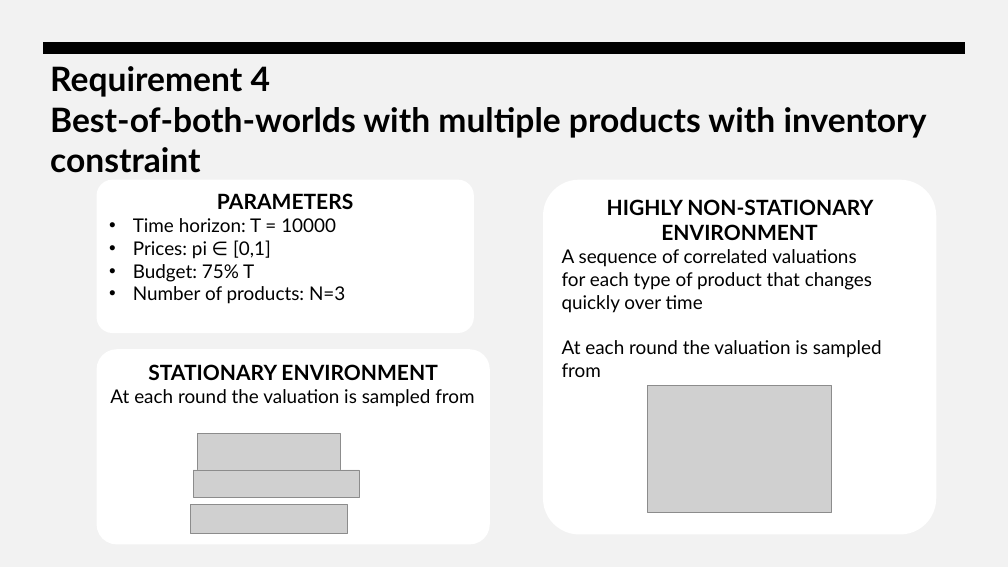
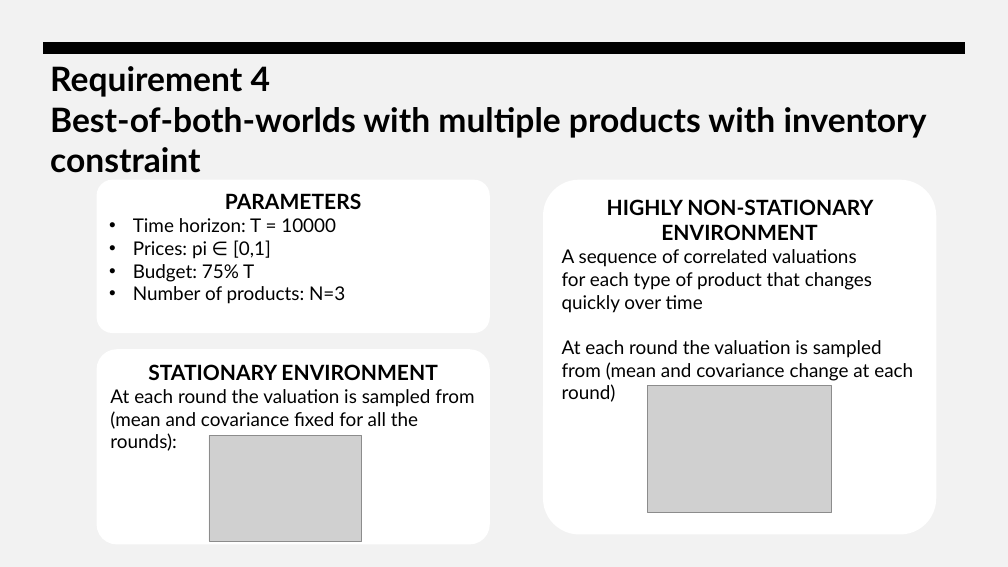
Before and after one commit to FabioFloris02/OLA2025_Floris_Sonzini_Parenti_Singh_Gottschling, a slide deck: slide 16 of OLA-Presentation.pptx. Drawn at 1008x567 pixels with LibreOffice and Linux fonts; fonts in the diff are those of the drawing; grey boxes stand for pictures. Boxes give left, top, right and bottom in pixels: in the first picture for what was removed or moved away, otherwise in the second. Text is boxed around its words. In the diff, an @@ line names an element or a change of style, - is before the commit and + after.

Commit message:
Update presentation

```diff
--- a/OLA-Presentation.pptx
+++ b/OLA-Presentation.pptx
@@ rounded rectangle "PARAMETERS": place and size @@
-rounded rectangle "PARAMETERS" at (98,181,473,333)
+rounded rectangle "PARAMETERS" at (98,181,489,333)
@@ text in rounded rectangle at (562,340,913,402): text changed @@
-At each round the valuation is sampled from
+At each round the valuation is sampled from (mean and covariance change at each round)
@@ text in rounded rectangle at (110,411,418,451): paragraph added @@
+(mean and covariance fixed for all the rounds):
@@ picture removed at (198,434,341,472) @@
@@ picture added at (209,436,361,541) @@
@@ picture removed at (193,470,359,498) @@
@@ picture removed at (191,504,347,534) @@
```
Also in this commit, not shown: 1 other file.
